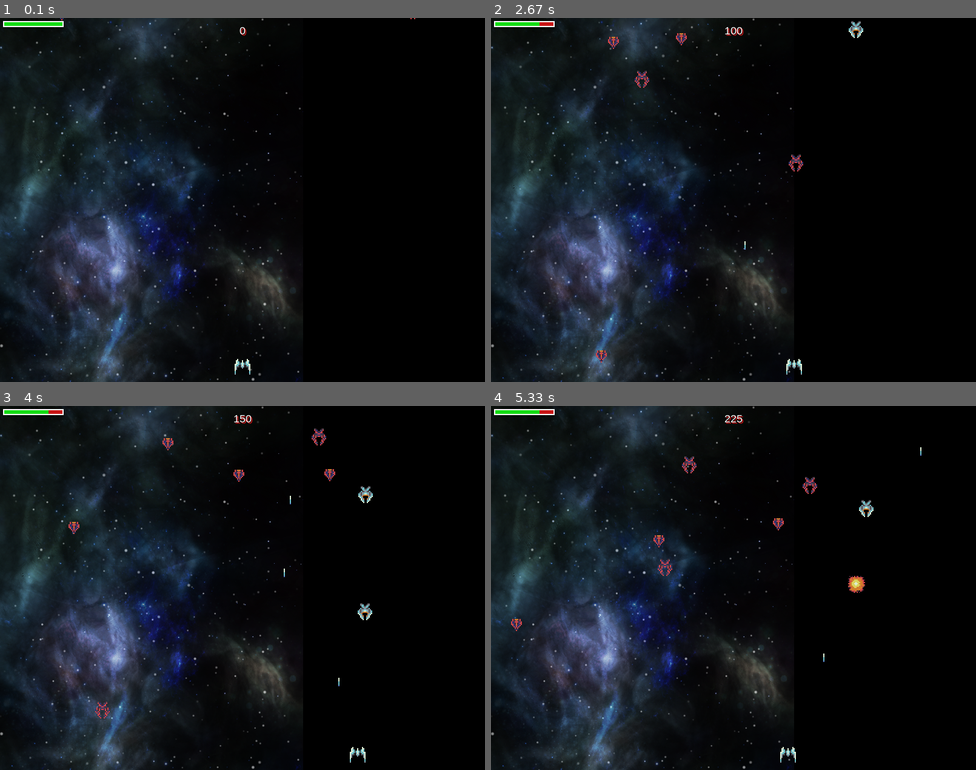
Above: before the commit, frames 1-4 (two rows, left to right).
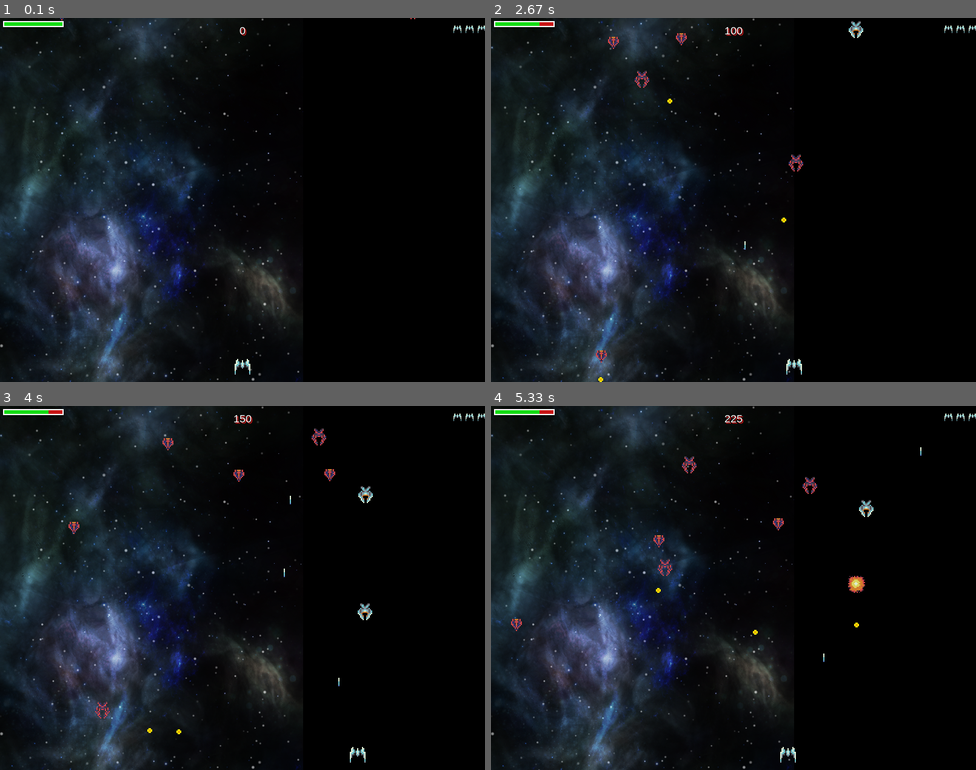
Above: after the commit, the same moments.

Repository: IsmaBH/Python-Pruebas
Game: pygame game, started from Pygame-Course/Invasion/invasion.py
The game is run twice, just before and just after one commit, with the same random seed, the same clock (stepped at 60 frames per second) and the same inputs.
Inputs:
- Up to frame 1 (0.1 s): no input
- Up to frame 2 (2.67 s): hold Right 0.33-0.8 s; hold Right 0.83-1.3 s; tap Space at 0.9, 1.2, 1.4, 1.7, 1.97, 2.27, 2.4 s; hold Left 1.33-1.87 s; hold Left 1.9-2.3 s; hold Right from 2.33 s (still down)
- Up to frame 3 (4 s): tap Space at 2.7, 3.07, 3.37, 3.57, 3.87 s; release Right at 2.97 s; hold Left 3-3.47 s; hold Right 3.5-3.97 s
- Up to frame 4 (5.33 s): hold Right 4-4.47 s; tap Space at 4.07, 4.37, 4.57, 4.87, 5.13 s; hold Left 4.5-5.03 s; hold Left from 5.07 s (still down)

The runs differ from the first frame. In frame 1, less than 0.1% of the frame differs, in the area x 93-100%, y 2-5%; in frame 2, less than 0.1%, in the area x 22-100%, y 2-100%; in frame 3, less than 0.1%; in frame 4, less than 0.1%.

Commit message:
Finalizacion

Diff:
--- a/Pygame-Course/Invasion/invasion.py
+++ b/Pygame-Course/Invasion/invasion.py
@@ -43,6 +43,12 @@
 	pygame.draw.rect(surf,RED,outer_rect)
 	pygame.draw.rect(surf,GREEN,fill_rect)
 	pygame.draw.rect(surf,WHITE,outer_rect,2)
+def draw_lives(surf,x,y,n_lives,img):
+	for i in range(n_lives):
+		img_rect = img.get_rect()
+		img_rect.x = x+20*i
+		img_rect.y = y
+		surf.blit(img,img_rect)
 #Clase Jugador
 class Player(pygame.sprite.Sprite):
 	#Metodo init de la clase
@@ -56,8 +62,15 @@
 		self.rect.bottom = HEIGHT-10
 		self.speedx = 0
 		self.health = 100
+		self.lives = 3
+		self.hidden = False
+		self.hide_timer = pygame.time.get_ticks()
 	#Metodos de la clase
 	def update(self):
+		if self.hidden and pygame.time.get_ticks() - self.hide_timer > 2000:
+			self.hidden = False
+			self.rect.centerx = WIDTH//2
+			self.rect.bottom = HEIGHT -10
 		self.speedx = 0
 		keystate = pygame.key.get_pressed()
 		if keystate[pygame.K_LEFT]:
@@ -74,6 +87,10 @@
 		bullet = Bullet(self.rect.centerx,self.rect.top)
 		all_sprites.add(bullet)
 		bullets.add(bullet)
+	def hide(self):
+		self.hidden = True
+		self.hide_timer = pygame.time.get_ticks()
+		self.rect.y = HEIGHT +200
 #Clase de los enemigos
 class Mob(pygame.sprite.Sprite):
 	#Metodo init de la clase
@@ -87,6 +104,8 @@
 		self.rect.y = random.randint(-100,-40)
 		self.speedy = random.randrange(1,8)
 		self.speedx = random.randint(-1,1)
+		self.last_shot = pygame.time.get_ticks()
+		self.shot_delay = random.randint(2000,4000)
 	#Metodos de la clase
 	def update(self):
 		self.rect.y += self.speedy
@@ -96,6 +115,14 @@
 			self.rect.y = random.randint(-100,-40)
 			self.speedy = random.randrange(1,8)
 			self.speedx = random.randint(-1,1)
+		now = pygame.time.get_ticks()
+		if now - self.last_shot > self.shot_delay:
+			self.shoot()
+	def shoot(self):
+		self.last_shot = pygame.time.get_ticks()
+		bullet = EnemyBullet(self.rect.centerx,self.rect.bottom)
+		all_sprites.add(bullet)
+		enemy_bullets.add(bullet)
 class Bullet(pygame.sprite.Sprite):
 	#Metodo init de la clase
 	def __init__(self, x , y):
@@ -130,6 +157,18 @@
 				self.image = explosion_anim[self.size][self.frame]
 				self.rect = self.image.get_rect()
 				self.rect.center = center
+class EnemyBullet(pygame.sprite.Sprite):
+	#Metodo init de la clase
+	def __init__(self,x,y):
+		super(EnemyBullet, self).__init__()
+		self.image = enemy_bullet_img
+		self.rect = self.image.get_rect()
+		self.radius = int(self.rect.width * 0.3)
+		self.rect.top = y
+		self.rect.centerx = x
+		self.speedy = 5
+	def update(self):
+		self.rect.y += self.speedy
 #Inicializacion de pygame
 pygame.mixer.pre_init(44100,-16,2,512)
 pygame.init()
@@ -141,11 +180,13 @@
 background = pygame.image.load(os.path.join(ASSETS_DIR, "starfield.png")).convert_alpha()
 background_rect = background.get_rect()
 player_img = pygame.image.load(os.path.join(ASSETS_DIR,"player.png")).convert_alpha()
+player_mini_img = pygame.transform.scale(player_img,(16,16))
 enemy_files = ['enemy1.png','enemy2.png','enemy3.png']
 enemy_images = []
 for img_file in enemy_files:
 	enemy_images.append(pygame.image.load(os.path.join(ASSETS_DIR,img_file)).convert_alpha())
 bullet_img = pygame.image.load(os.path.join(ASSETS_DIR,"bullet.png")).convert_alpha()
+enemy_bullet_img = pygame.image.load(os.path.join(ASSETS_DIR,"enemy_bullet.png")).convert_alpha()
 #Carga de imagenes para las explosiones
 explosion_anim = {}
 explosion_anim['big'] = []
@@ -156,6 +197,9 @@
 	img_big = pygame.transform.scale(img,(32,32))
 	explosion_anim['big'].append(img_big)
 	explosion_anim['small'].append(img)
+explosion_anim['player'] = explosion_anim['big'][0:3]
+explosion_anim['player'].append(explosion_anim['big'][1])
+explosion_anim['player'].append(explosion_anim['big'][0])
 #Carga de Sonidos
 snd_shoot = pygame.mixer.Sound(os.path.join(ASSETS_DIR,'Laser_Shoot.wav'))
 snd_shoot.set_volume(0.05)
@@ -165,12 +209,15 @@
 	snd = pygame.mixer.Sound(os.path.join(ASSETS_DIR,snd_file))
 	snd.set_volume(0.04)
 	snd_explosions.append(snd)
+snd_player_explosion = pygame.mixer.Sound(os.path.join(ASSETS_DIR,"explosion_player.wav"))
+snd_player_explosion.set_volume(0.1)
 pygame.mixer.music.load(os.path.join(ASSETS_DIR,"Venus.wav"))
 pygame.mixer.music.set_volume(0.1)
 #Grupo de Sprites
 all_sprites = pygame.sprite.Group()
 mobs = pygame.sprite.Group()
 bullets = pygame.sprite.Group()
+enemy_bullets = pygame.sprite.Group()
 player = Player()
 all_sprites.add(player)
 for i in range(8):
@@ -205,7 +252,12 @@
 		player.health -= 25
 		new_mob()
 		if player.health <= 0:
-			running = False
+			snd_player_explosion.play()
+			death_explosion = Explosion(player.rect.center,'player')
+			all_sprites.add(death_explosion)
+			player.lives -= 1
+			player.health = 100
+			player.hide()
 	#Comprobacion de colision de un bullet con mob
 	hits = pygame.sprite.groupcollide(mobs,bullets,True, True)
 	for hit in hits:
@@ -214,12 +266,28 @@
 		all_sprites.add(expl)
 		score += 25
 		new_mob()
+	#Comprobacion de colison de un bullet con el player
+	hits = pygame.sprite.spritecollide(player,enemy_bullets,True,pygame.sprite.collide_circle)
+	for hit in hits:
+		expl = Explosion(hit.rect.center,'small')
+		all_sprites.add(expl)
+		player.health -= 15
+		if player.health <= 0:
+			snd_player_explosion.play()
+			death_explosion = Explosion(player.rect.center,'player')
+			all_sprites.add(death_explosion)
+			player.lives -= 1
+			player.health = 100
+			player.hide()
+	if player.lives == 0 and death_explosion.alive():
+		running = False
 	#Dibujar o bien renderizar los objetos
 	screen.fill(BLACK)
 	screen.blit(background, background_rect)
 	all_sprites.draw(screen)
 	draw_score(screen,str(score), 18, (WIDTH//2,10))
 	draw_health_bar(screen,5,5,player.health)
+	draw_lives(screen,WIDTH - 54,10,player.lives,player_mini_img)
 	#Despues de dibujar todo mostrar en pantalla
 	pygame.display.flip()
 #Fin del juego
